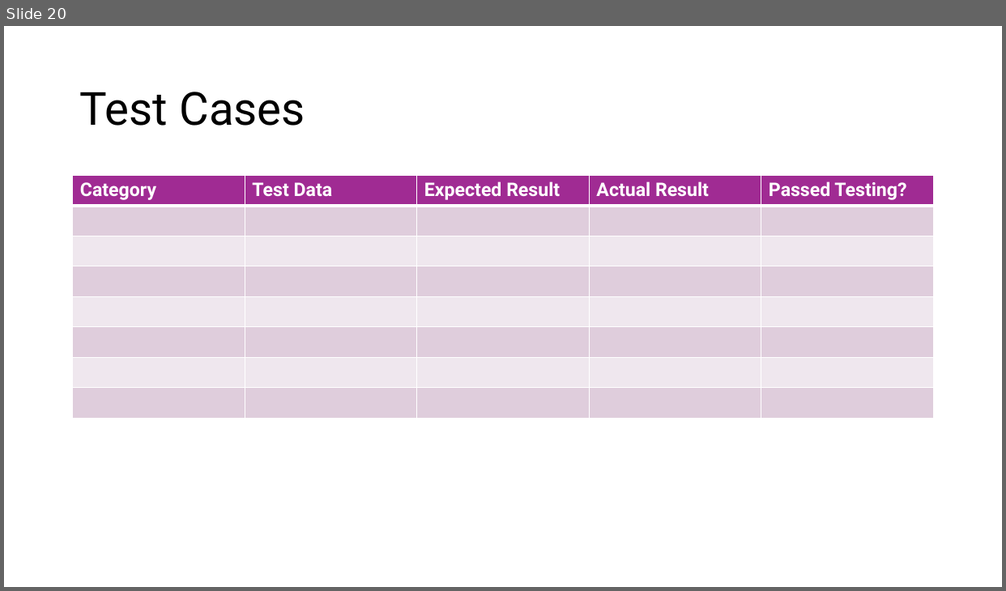
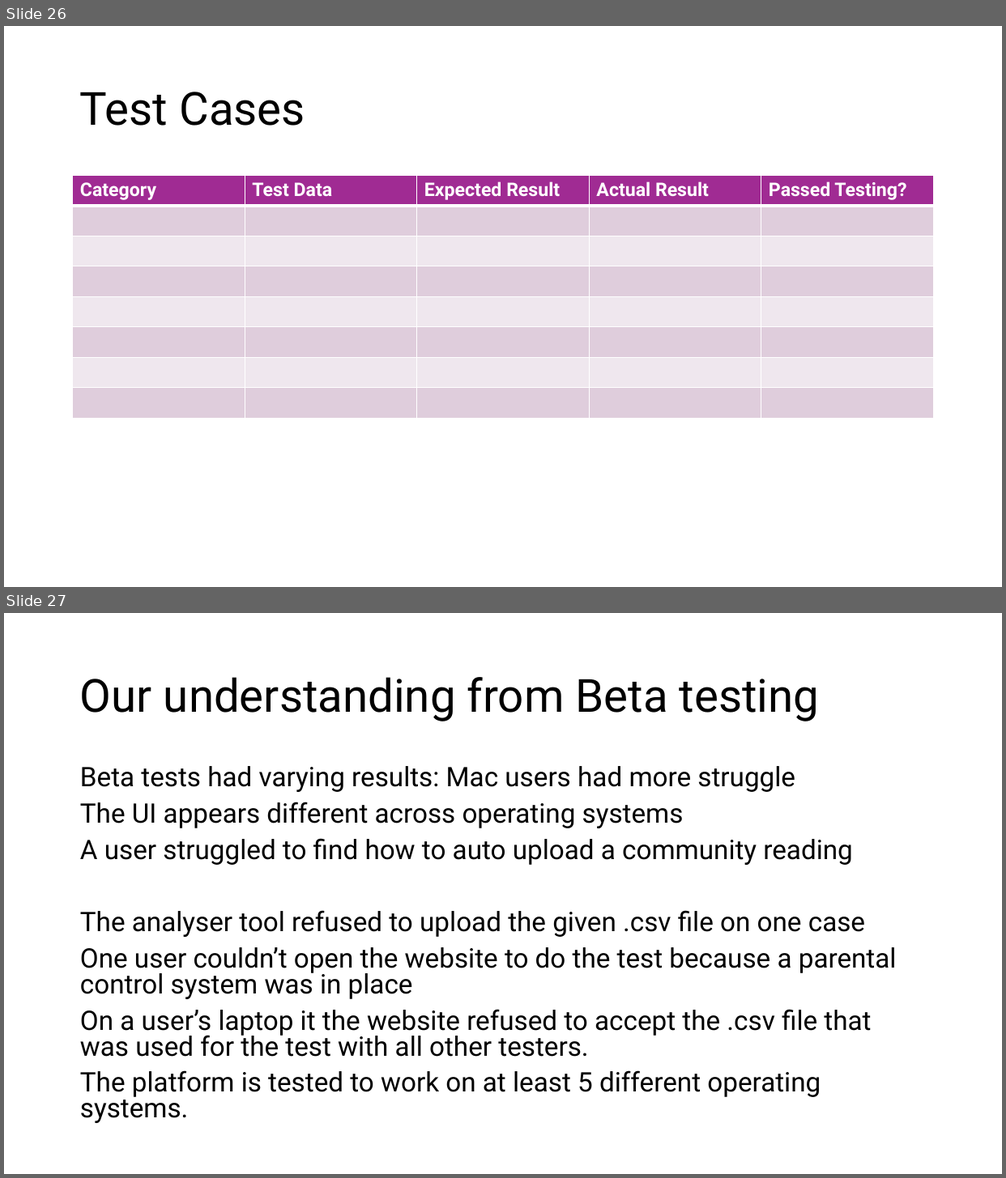
Before and after one commit to theneofan/SWQS_Version_Control, a slide deck: PowerPoint/SWQSPowerpoint.pptx. Shown one above the other, each under a label of ours: slide 20 before the commit, slides 26 and 27 after it. The pictures are 1006x591 and 1006x1178 pixels, drawn with LibreOffice and Linux fonts; fonts in the diff are those of the drawing. Boxes give left, top, right and bottom in pixels: in the first picture for what was removed or moved away, otherwise in the second. Text is boxed around its words. In the diff, an @@ line names an element or a change of style, - is before the commit and + after.

```diff
--- a/PowerPoint/SWQSPowerpoint.pptx
+++ b/PowerPoint/SWQSPowerpoint.pptx
@@ slide 27 added at box(4, 613, 1002, 1174), background #FFFFFF @@
@@ title added at box(80, 677, 820, 722), 44 pt, text #000000 @@
+Our understanding from Beta testing
@@ text added at box(80, 766, 897, 1123), 25.9 pt, text #000000 @@
+Beta tests had varying results: Mac users had more struggle
+The UI appears different across operating systems
+A user struggled to find how to auto upload a community reading
+The analyser tool refused to upload the given .csv file on one case
+One user couldn’t open the website to do the test because a parental control system was in place
+On a user’s laptop it the website refused to accept the .csv file that was used for the test with all other testers.
+The platform is tested to work on at least 5 different operating systems.
@@ what was slide 20 is now slide 26 @@
```
Also in this commit, not shown: 10 other slides added.
